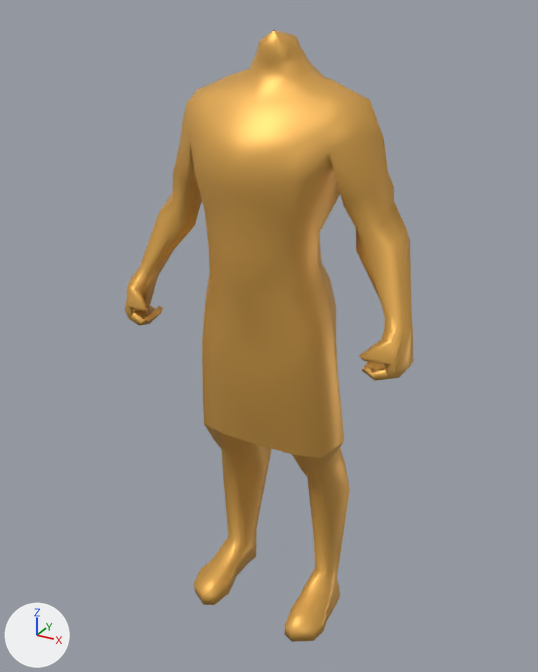
What one commit did to the COLLADA model art/animation/biped/chariot/idle_celt.dae.
Rendered twice from a 50 mm camera at (2.07, -3.81, 3.96) aimed at (-0.04, 0.03, 2.04). The axes (+X, +Y, +Z) are drawn at lower left. The lights are the same throughout. Vertices at the same position are counted once.

Objects in the first picture: 'm_tunic_long'.
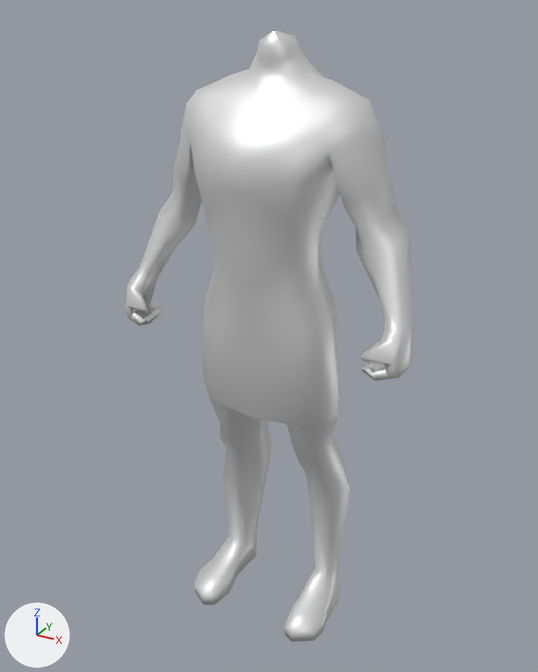
Location of each change, [x1, y1, x2, y2] in pixels of the pictures (538 x 672 px; the box of a moved part takes in the faces that stretch with it):
```json
{"object": "m_tunic_long", "change": "recoloured, reshaped", "before": [125, 30, 414, 642], "after": [125, 30, 414, 642], "on screen": "orange to white"}
{"part": 1, "of": "me_cube_016", "change": "moved or reshaped", "before": [204, 194, 336, 335], "after": [204, 194, 336, 335]}
{"part": 2, "of": "me_cube_016", "change": "moved or reshaped", "before": [202, 374, 350, 511], "after": [203, 374, 350, 511]}
{"part": 3, "of": "me_cube_016", "change": "moved or reshaped", "before": [188, 142, 198, 186], "after": [188, 141, 198, 186]}
```

The change, as JSON lines over the scene's bpy script:
```json
{"op": "set", "path": "mat_skin.base_color", "old": "(0.8, 0.433, 0.0937)", "new": "(0.8, 0.8, 0.8)", "note": "orange #e7b056 -> white #e7e7e7"}
{"block": "me_cube_016", "where": "me_cube_016.from_pydata(...)  # 423 vertices, 836 faces; spans x -0.96..0.96, y -0.41..0.4, z 0.0..3.85"}
{"block": "me_cube_016", "where": "# used by ob_m_tunic_long; location = (0.0, 0.0, 0.0)"}
{"block": "me_cube_016", "where": "# verts and faces of me_cube_016; kept vertices keep their numbers, new ones are numbered from 423"}
{"block": "me_cube_016", "where": "# before: 170 (-0.38, 0.21, 3.54), 172 (-0.45, 0.28, 3.3), 175 (-0.4, 0.07, 3.19)"}
{"block": "me_cube_016", "change": "me_cube_016 part 1"}
{"block": "me_cube_016", "change": "2 vertices are removed from x -0.3..0.3, y 0.2, z 2.43"}
{"block": "me_cube_016", "change": "14 faces are deleted"}
{"block": "me_cube_016", "change": "9 vertices move from x -0.38..0.38, y -0.39..0.19, z 2.42..2.72 to x -0.36..0.36, y -0.37..0.17, z 2.42..2.72"}
{"block": "me_cube_016", "change": "2 vertices are added at (0.28, 0.18, 2.43), (-0.28, 0.18, 2.43)"}
{"block": "me_cube_016", "change": "14 new faces join them"}
{"block": "me_cube_016", "change": "me_cube_016 part 2"}
{"block": "me_cube_016", "change": "31 vertices are removed from x -0.44..0.44, y -0.23..0.31, z 1.09..1.59"}
{"block": "me_cube_016", "change": "106 faces are deleted"}
{"block": "me_cube_016", "change": "4 vertices in x 0.21..0.5, y 0.0..0.3, z 1.21..1.6 move by (-0.03, 0.0, 0.0)"}
{"block": "me_cube_016", "change": "4 vertices in x -0.5..-0.21, y 0.0..0.3, z 1.21..1.6 move by (0.03, 0.0, 0.0)"}
{"block": "me_cube_016", "change": "13 vertices move from x -0.5..0.5, y -0.29..0.32, z 1.13..1.79 to x -0.44..0.44, y -0.28..0.31, z 1.13..1.79"}
{"block": "me_cube_016", "change": "31 vertices are added at x -0.42..0.42, y -0.19..0.27, z 1.07..1.72"}
{"block": "me_cube_016", "change": "106 new faces join them"}
{"block": "me_cube_016", "change": "me_cube_016 part 3"}
{"op": "add", "block": "me_cube_016", "code": "verts[170] = (-0.37, 0.19, 3.53)  # moved"}
{"op": "add", "block": "me_cube_016", "code": "verts[172] = (-0.44, 0.25, 3.29)  # moved"}
{"op": "add", "block": "me_cube_016", "code": "verts[175] = (-0.41, 0.07, 3.21)  # moved"}
```
